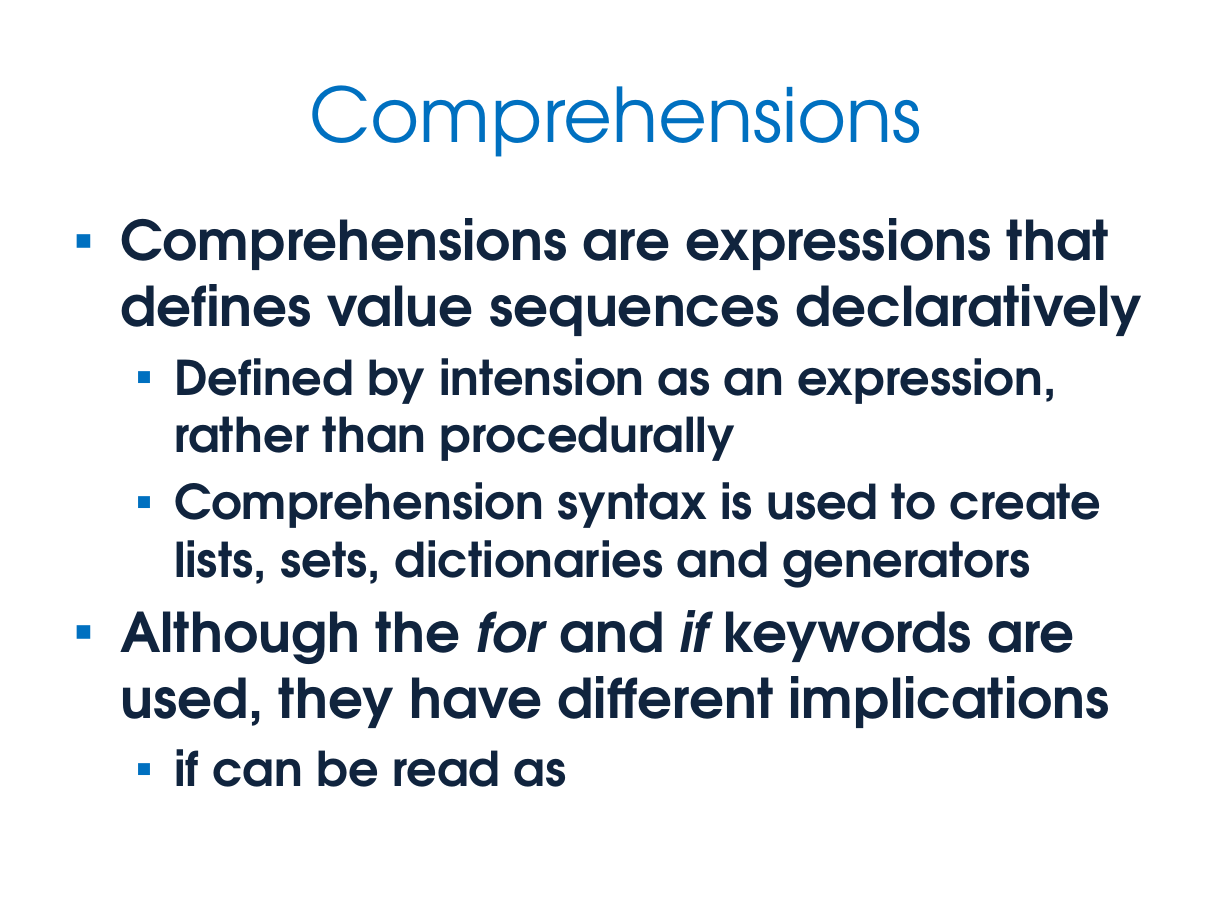
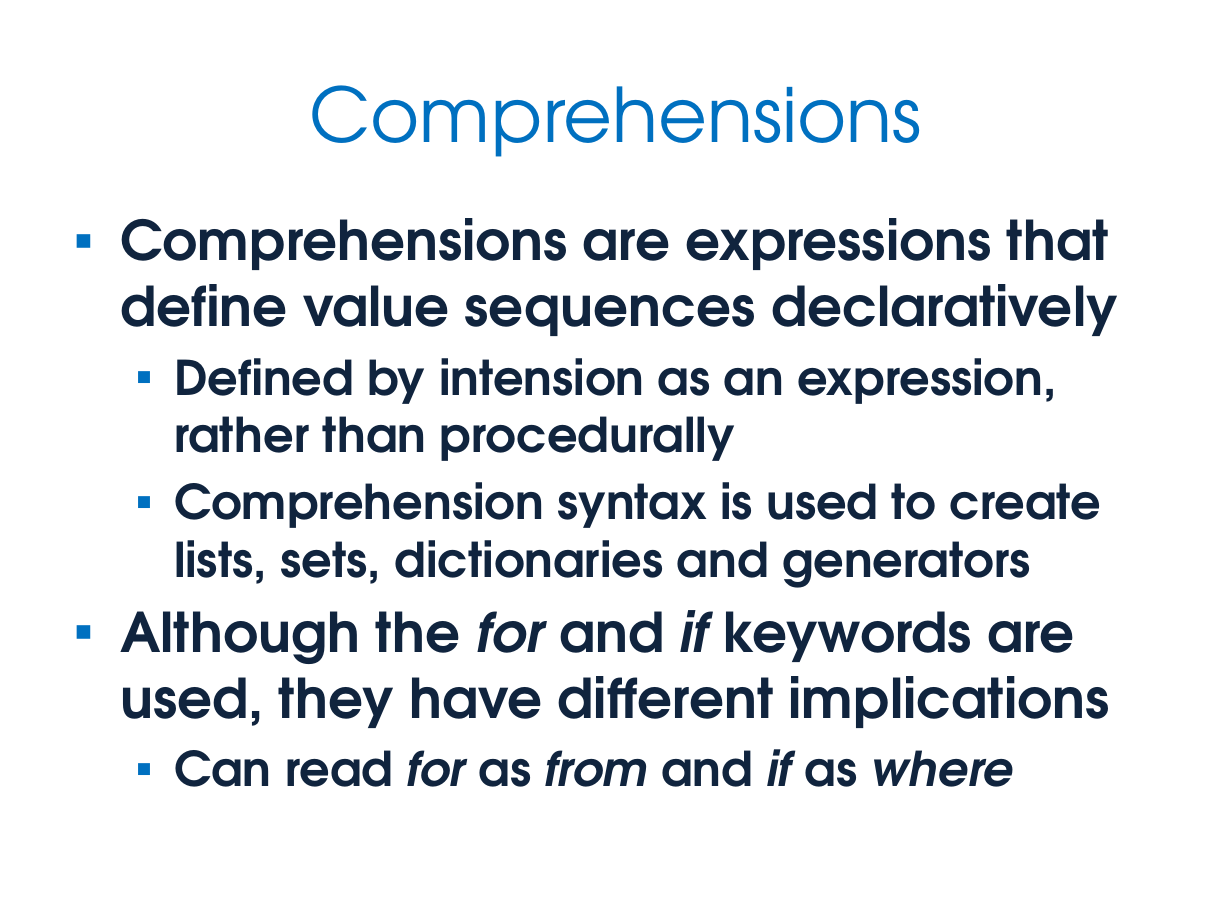
Before and after one commit to JonJagger/two-day-courses, a slide deck: slide 142 of pf/Python Foundation.pptx (slide 143 before the commit). Drawn at 1232x924 pixels with LibreOffice and Linux fonts; fonts in the diff are those of the drawing. Boxes give left, top, right and bottom in pixels: in the first picture for what was removed or moved away, otherwise in the second. Text is boxed around its words. In the diff, an @@ line names an element or a change of style, - is before the commit and + after.

Commit message:
Changes from Kevlin: - Minor formatting fixes - Legacy references on Facts at a Glance slide for Classes & Objects removed - Incomplete sub-bullet on slide in Iteration chapter completed - Sequence of slides in Multi-Paradigm Programming chapter tweaked - Removed Ad hoc data structures from Built-in Containers chapter

```diff
--- a/pf/Python Foundation.pptx
+++ b/pf/Python Foundation.pptx
@@ text at <box>120,218,1118,336</box>: text changed @@
-▪ Comprehensions are expressions that defines value sequences declaratively
+▪ Comprehensions are expressions that define value sequences declaratively
@@ text at <box>174,749,1013,787</box>: text changed @@
-  ▪ if can be read as
+  ▪ Can read for as from and if as where
```
Also in this commit, not shown: 6 other slides changed, 1 slide removed, 1 other file.
